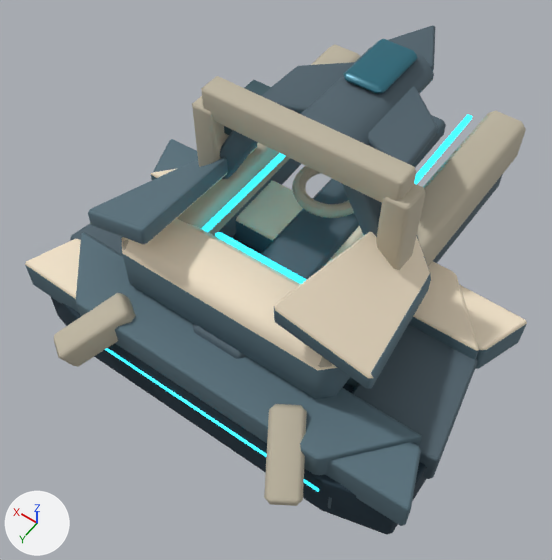
One commit to the glTF model space-battleship/assets/planets/facilities_v8/shipyard.glb: the scene before it, then after it.
Rendered twice from a 50 mm camera at (-1.97, 2.67, 4.77) aimed at (0.0, -0.1, 0.43). The lights are fixed; the arrows at lower left show +X, +Y and +Z. The first picture is the older version. Where no turn or scale is listed for an object, it has been applied to the vertices.

The older version as bpy lines, for what is in view:
```python
ob_common_flared_primary_load_bank_006 = bpy.data.objects.new('Common flared primary load bank.006', me_common_flared_primary_load_bank_006)
ob_common_flared_primary_load_bank_006.location = (0.0, 0.0, 0.0)
ob_common_flared_primary_load_bank_007 = bpy.data.objects.new('Common flared primary load bank.007', me_common_flared_primary_load_bank_007)
ob_common_flared_primary_load_bank_007.location = (0.0, 0.0, 0.0)
ob_four_flared_armored_spine_transitions_012 = bpy.data.objects.new('Four flared armored spine transitions.012', me_four_flared_armored_spine_transitions_012)
ob_four_flared_armored_spine_transitions_012.location = (0.0, 0.0, 0.0)
ob_four_flared_armored_spine_transitions_013 = bpy.data.objects.new('Four flared armored spine transitions.013', me_four_flared_armored_spine_transitions_013)
ob_four_flared_armored_spine_transitions_013.location = (0.0, 0.0, 0.0)
ob_four_flared_armored_spine_transitions_014 = bpy.data.objects.new('Four flared armored spine transitions.014', me_four_flared_armored_spine_transitions_014)
ob_four_flared_armored_spine_transitions_014.location = (0.0, 0.0, 0.0)
ob_four_flared_armored_spine_transitions_015 = bpy.data.objects.new('Four flared armored spine transitions.015', me_four_flared_armored_spine_transitions_015)
ob_four_flared_armored_spine_transitions_015.location = (0.0, 0.0, 0.0)
ob_shuttle_swept_armored_wing = bpy.data.objects.new('Shuttle swept armored wing', me_shuttle_swept_armored_wing)
ob_shuttle_swept_armored_wing.location = (0.0, 0.0, 0.0)
# also in view: 'Docked blue canopy' at (0.0, -1.33, 1.53); 'Heavy dock overhead load arch' at (0.0, -0.38, 1.55); 'Dock gate diagonal compression brace.001' at (0.54, -0.38, 1.19); 'Open dock root pressure yoke' at (0.0, 0.21, -0.03); 'Angled armored dock root into open fork' at (-0.8, -0.05, 0.97)
```
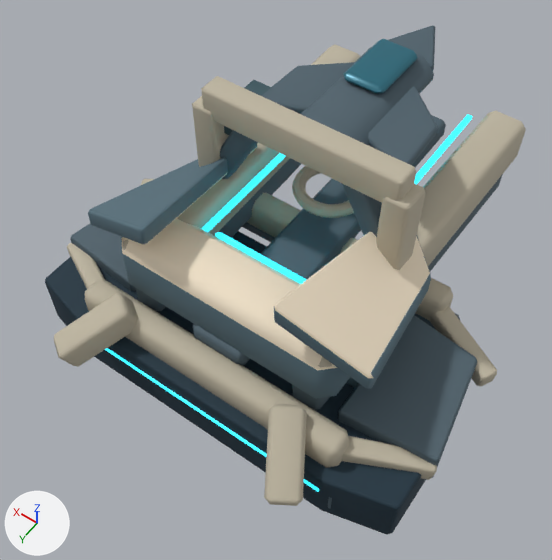
Commit message: Rebuild orbital ring as thin links and integral facility nodes

Changed parts and their boxes [x1, y1, x2, y2] in the pictures (552 x 560 px):
'Common flared primary load bank.007', deleted: before [76, 232, 422, 475]
'Section node armored load cheek.003', added: after [85, 280, 349, 468]
'Common flared primary load bank.006', deleted: before [151, 168, 479, 359]
'Four flared armored spine transitions.013', deleted: before [325, 442, 421, 526]
'Four flared armored spine transitions.012', deleted: before [460, 285, 527, 369]
'Four flared armored spine transitions.015', deleted: before [25, 239, 81, 313]
'Section node armored load cheek.002', added: after [247, 193, 453, 321]
'Ring beam enters structural hall wall.005', added: after [342, 436, 437, 480]
'Ring beam enters structural hall wall.004', added: after [430, 306, 497, 387]
'Four flared armored spine transitions.014', deleted: before [153, 139, 198, 172]
'Ring beam enters structural hall wall.007', added: after [67, 243, 105, 289]
'Visible heavy socket-to-ring shear key.007', unchanged, uncovered by the edit: before [70, 223, 123, 255]; after [70, 223, 136, 291]

The change in detail:
Mesh me_cube_123_1 is new.
It has 24 vertices, 44 faces and spans x -1.09..1.09, y -0.11..0.11, z -0.14..0.14.
It uses material mat_warm_faceted_ivory_armor (light grey #bfb6a2).
Mesh me_cube_129_1 is new.
It has 24 vertices, 44 faces and spans x -0.341..0.341, y -0.211..0.211, z -0.108..0.108.
It uses material mat_warm_faceted_ivory_armor (light grey #bfb6a2).
Mesh me_cube_127_1 is new.
It has 24 vertices, 44 faces and spans x -0.341..0.341, y -0.211..0.211, z -0.108..0.108.
It uses material mat_warm_faceted_ivory_armor (light grey #bfb6a2).
Mesh me_cube_126_1 is new.
It has 24 vertices, 44 faces and spans x -0.341..0.341, y -0.211..0.211, z -0.108..0.108.
It uses material mat_warm_faceted_ivory_armor (light grey #bfb6a2).
Object 'Common flared primary load bank.006' (ob_common_flared_primary_load_bank_006) is deleted.
Object 'Common flared primary load bank.007' (ob_common_flared_primary_load_bank_007) is deleted.
Object 'Four flared armored spine transitions.012' (ob_four_flared_armored_spine_transitions_012) is deleted.
Object 'Four flared armored spine transitions.013' (ob_four_flared_armored_spine_transitions_013) is deleted.
Object 'Four flared armored spine transitions.014' (ob_four_flared_armored_spine_transitions_014) is deleted.
Object 'Four flared armored spine transitions.015' (ob_four_flared_armored_spine_transitions_015) is deleted.
Object 'Section node armored load cheek.003' (ob_section_node_armored_load_cheek_003) is new; it shows me_cube_123_1.
Its location is (0.0, 0.7, 0.28).
Object 'Section node armored load cheek.002' (ob_section_node_armored_load_cheek_002) is new; it shows a copy of me_cube_123_1.
Its location is (0.0, -0.7, 0.28).
Object 'Ring beam enters structural hall wall.007' (ob_ring_beam_enters_structural_hall_wall_007) is new; it shows me_cube_129_1.
Its location is (1.275, 0.545, 0.215).
Object 'Ring beam enters structural hall wall.005' (ob_ring_beam_enters_structural_hall_wall_005) is new; it shows me_cube_127_1.
Its location is (-1.275, 0.545, 0.215).
Object 'Ring beam enters structural hall wall.004' (ob_ring_beam_enters_structural_hall_wall_004) is new; it shows me_cube_126_1.
Its location is (-1.275, -0.545, 0.215).
